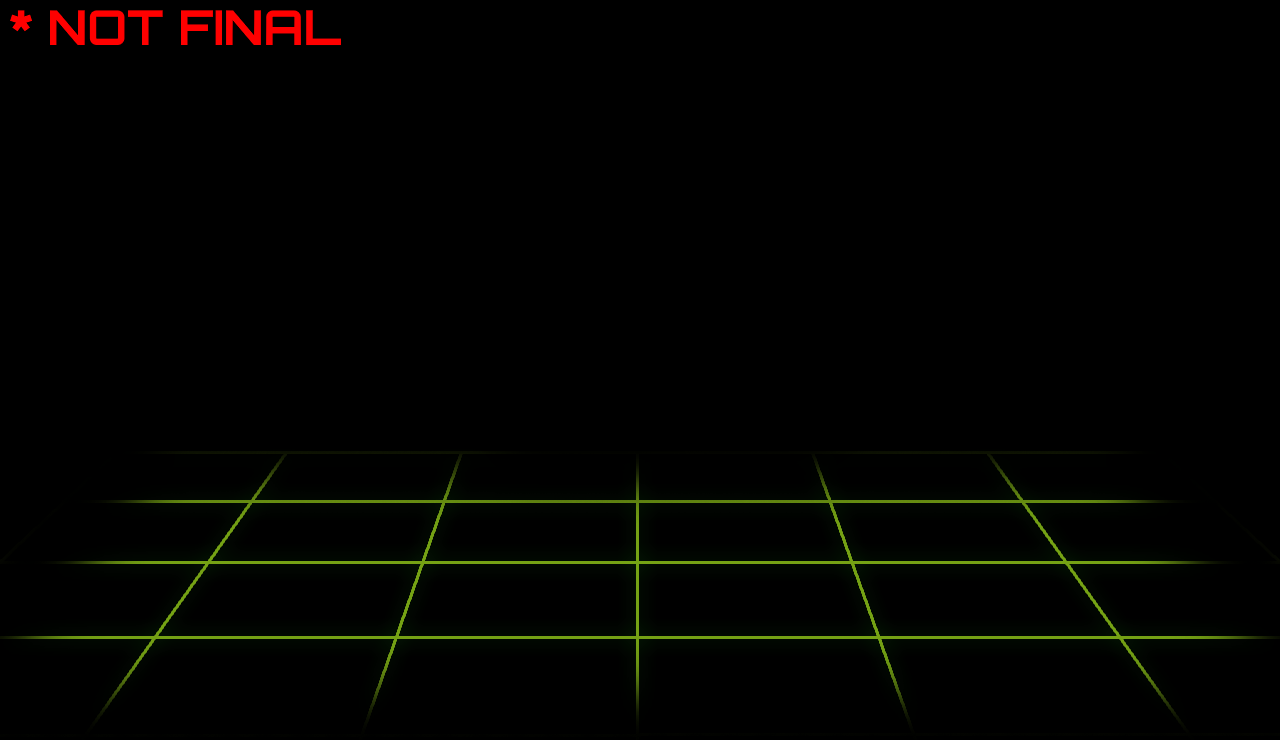
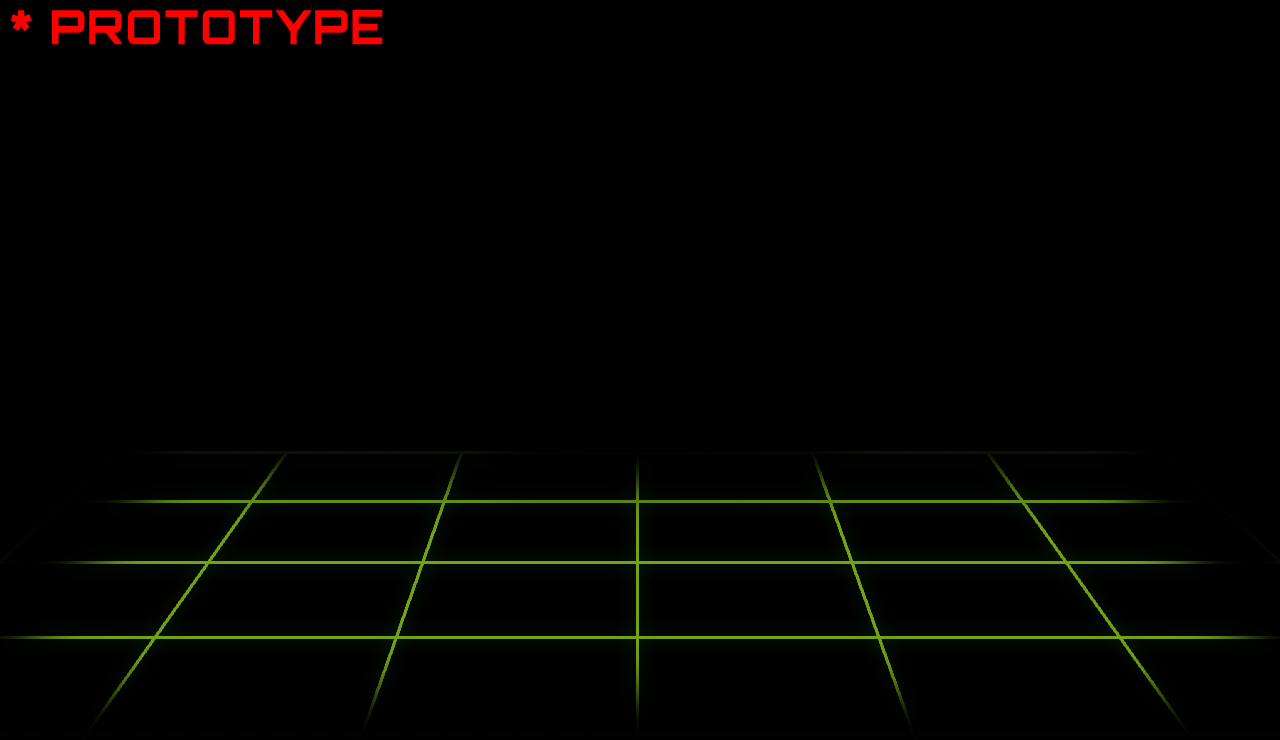
Layered file, before and after one edit (1280 × 740). Changes by layer:
hid "* NOT FINAL" over left=10, top=10, right=341, bottom=46
added layer "* PROTOTYPE" above "▼▼ Your Content Here ▼▼" over left=10, top=10, right=383, bottom=45
